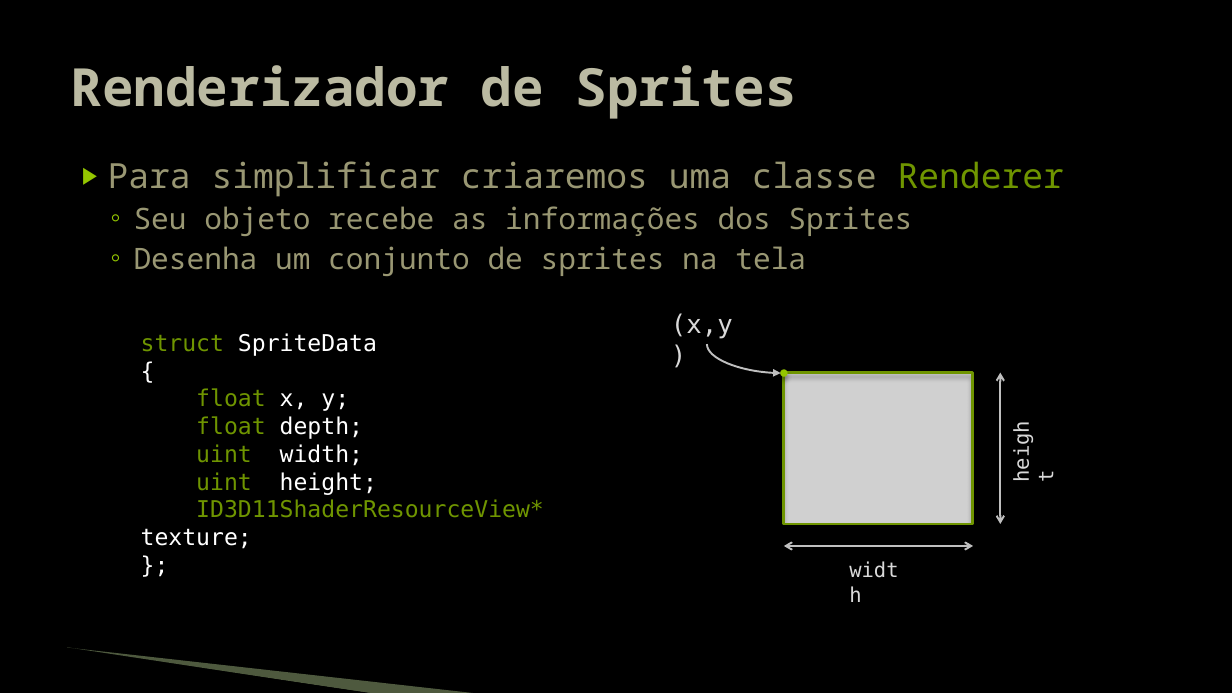
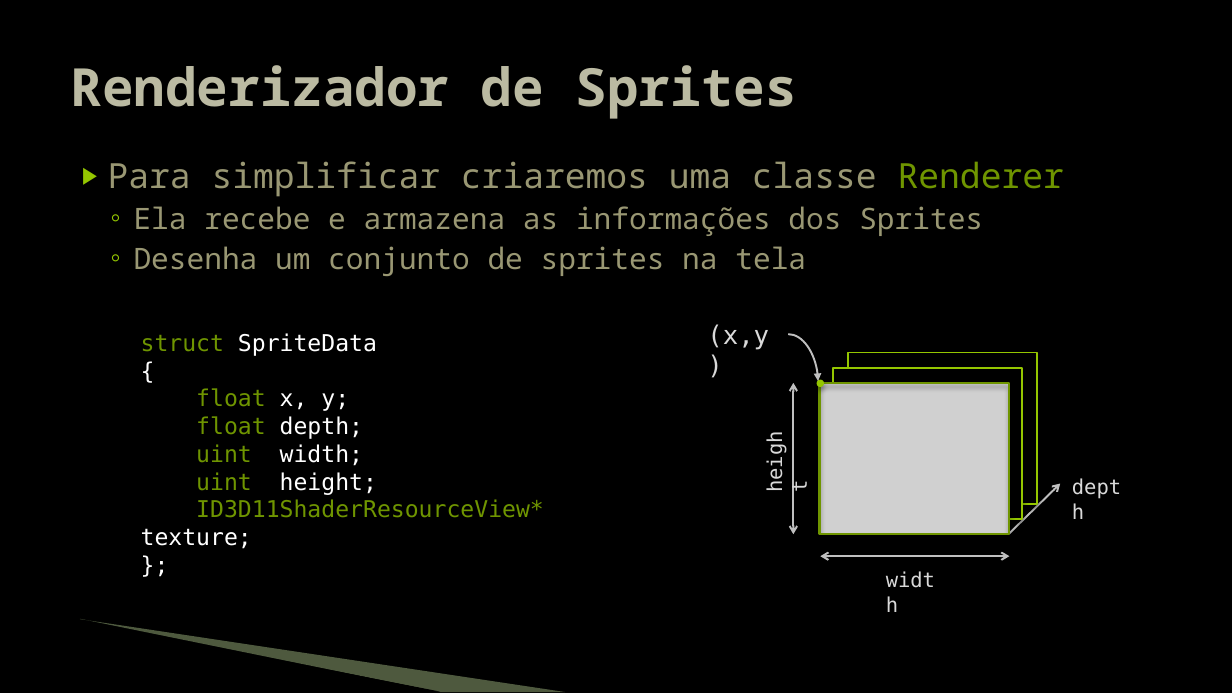
Before and after one commit to JudsonSS/Jogos, a slide deck: slide 14 of Slides/08. Desenho de Sprites.pptx. Drawn at 1232x693 pixels with LibreOffice and Linux fonts; fonts in the diff are those of the drawing; grey boxes stand for pictures; background and template pictures are left out. Boxes give left, top, right and bottom in pixels: in the first picture for what was removed or moved away, otherwise in the second. Text is boxed around its words. In the diff, an @@ line names an element or a change of style, - is before the commit and + after.

```diff
--- a/Slides/08. Desenho de Sprites.pptx
+++ b/Slides/08. Desenho de Sprites.pptx
@@ text at box(134, 206, 983, 236): text changed @@
-  ◦ Seu objeto recebe as informações dos Sprites
+  ◦ Ela recebe e armazena as informações dos Sprites
@@ curved arrow moved from (707, 344) - (781, 373) to (788, 335) - (818, 381) @@
@@ rectangle added at box(848, 352, 1038, 504), fill #000000, outline #94C600 1.5 pt @@
@@ double arrow moved from (1001, 372) - (1001, 524) to (794, 383) - (794, 534) @@
@@ rectangle added at box(834, 368, 1023, 519), fill #000000, outline #94C600 1.5 pt @@
@@ text "height": place and size @@
-text "height" at box(1004, 405, 1038, 492)
+text "height" at box(757, 415, 792, 502)
@@ text added at box(1063, 470, 1139, 504), 16 pt, text #D9D9D9 @@
+depth
@@ arrow added from (1009, 534) to (1060, 483), #BFBFBF 1.5 pt @@
@@ 2 texts, 1 picture, 1 rectangle, 1 ellipse, 1 double arrow: place and size @@
-2 texts, 1 picture, 1 rectangle, 1 ellipse, 1 double arrow at box(671, 313, 973, 587)
+2 texts, 1 picture, 1 rectangle, 1 ellipse, 1 double arrow at box(707, 324, 1010, 597)
@@ freeform shape: place and size @@
-freeform shape at box(66, 649, 374, 693)
+freeform shape at box(78, 621, 440, 692)
@@ freeform shape: place and size @@
-freeform shape at box(67, 648, 481, 693)
+freeform shape at box(80, 619, 566, 692)
```
Also in this commit, not shown: 19 other slides changed.
